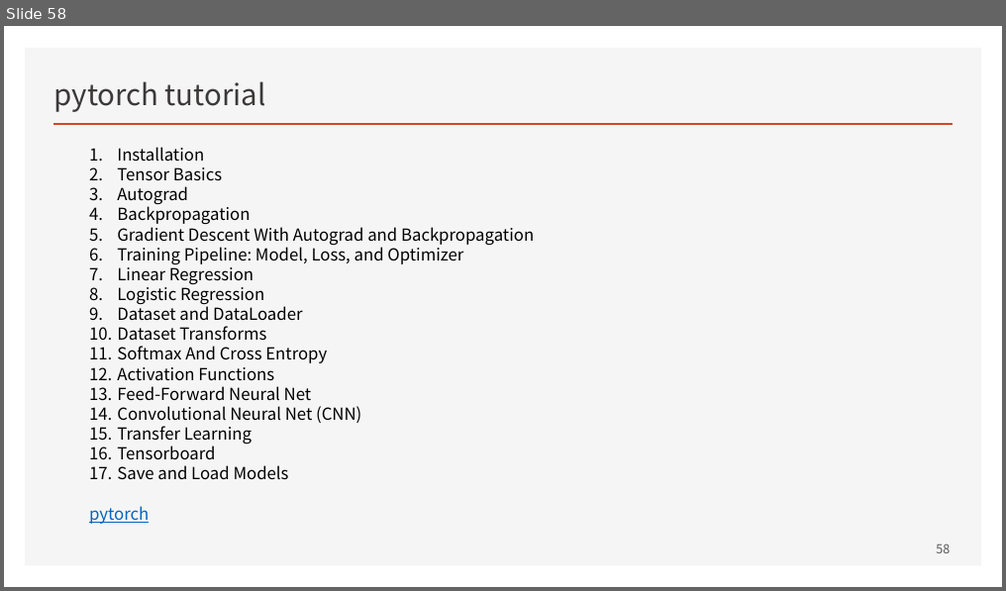
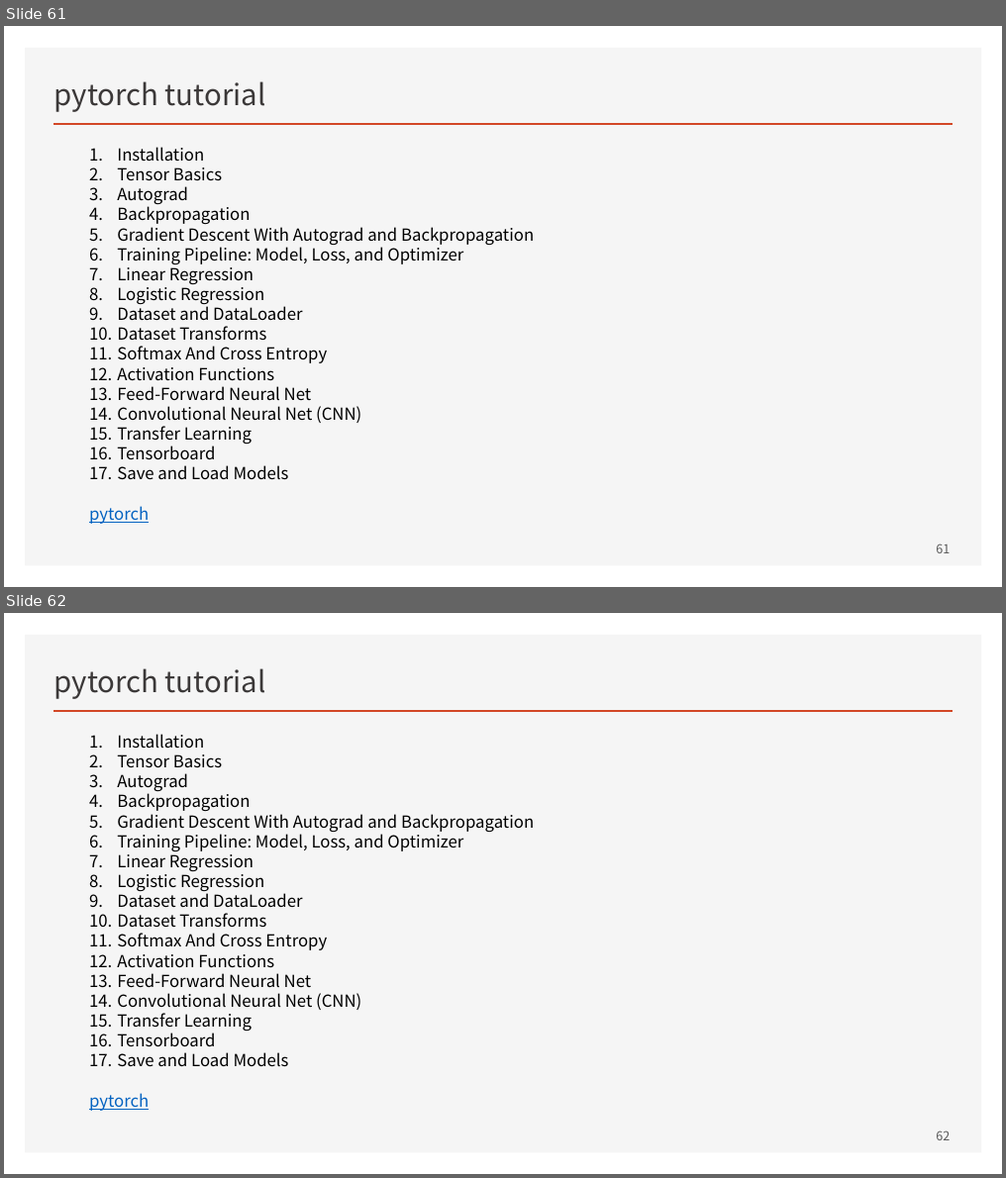
Before and after one commit to ancestor9/mathematics-for-machine-learning, a slide deck: Linear_Algebra/w4_Perceptron_Regression.pptx. Shown one above the other, each under a label of ours: slide 58 before the commit, slides 61 and 62 after it. The pictures are 1006x591 and 1006x1178 pixels, drawn with LibreOffice and Linux fonts; fonts in the diff are those of the drawing. Boxes give left, top, right and bottom in pixels: in the first picture for what was removed or moved away, otherwise in the second. Text is boxed around its words. In the diff, an @@ line names an element or a change of style, - is before the commit and + after.

```diff
--- a/Linear_Algebra/w4_Perceptron_Regression.pptx
+++ b/Linear_Algebra/w4_Perceptron_Regression.pptx
@@ slide 62 added at [4,613,1002,1174], background #FFFFFF; not listed: 2 template elements that a slide beside it also shows @@
@@ title added at [54,668,266,699], 28 pt, text #3B3838 @@
+pytorch tutorial
@@ text added at [89,734,534,1111], 16 pt, text #000000 @@
+1. Installation
+2. Tensor Basics
+3. Autograd
+4. Backpropagation
+5. Gradient Descent With Autograd and Backpropagation
+6. Training Pipeline: Model, Loss, and Optimizer
+7. Linear Regression
+8. Logistic Regression
+9. Dataset and DataLoader
+10. Dataset Transforms
+11. Softmax And Cross Entropy
+12. Activation Functions
+13. Feed-Forward Neural Net
+14. Convolutional Neural Net (CNN)
+15. Transfer Learning
+16. Tensorboard
+17. Save and Load Models
+pytorch
@@ page number added at [936,1131,949,1141], 12 pt, text #595959 @@
+62
@@ what was slide 58 is now slide 61 @@
@@ page number at [936,544,949,554]: text changed @@
-58
+61
```
Also in this commit, not shown: 3 other slides added.
